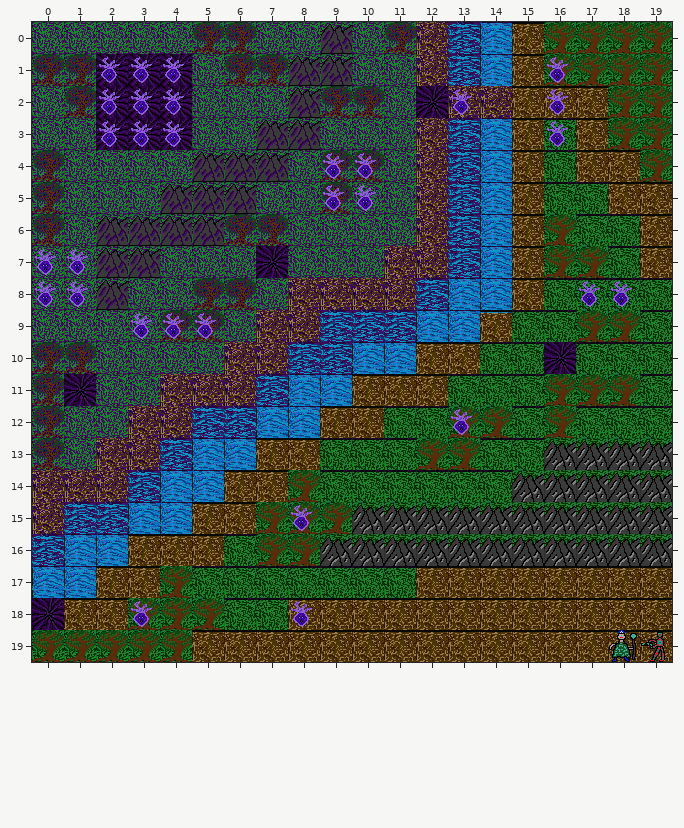
An edit to a level. Tiled map, tileMap_v02.tmx. This is how it looked before the edit.
Cells are 32x32 px. Shown: x 0..19, y 0..19.
Now the later version:
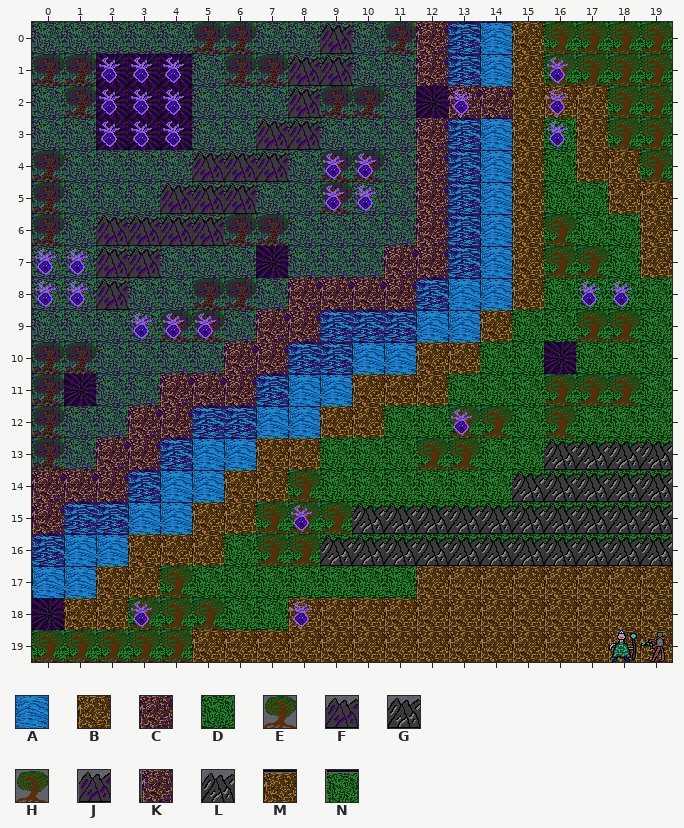
Key: from "allTiles": A 4, B 6, C 8, D 11; from "allTiles_v2": E 1, F 2, G 7; from "treesV2": H 1; from "warp_tileMap": J 1, K 2, L 3, M 9, N 10.
_ is an empty cell, # one hidden under a higher layer, . an unchanged one.
Difference:
--- layer "Background"
@@ x 14..14 @@
- 9 A
+ 9 #
--- layer "Map"
@@ x 0..19 @@
- 0 .........J..K..MHHHH
- 1 ........JJ..K..MHHHH
- 2 ........J....KKMMMHH
- 3 .......JJ...K..MNMHH
- 4 .....JJJ....K..MNMMH
- 5 ....JJJ.....K..MNNMM
- 6 ..JJJJ......K..MHNNM
- 7 ..JJ.......KK..MHHNM
- 8 ..J.....KKKK...MNNNN
- 9 .......KK.....MNNHHN
-10 ......KK....MMNN.NNN
-11 ....KKK...MMMNNNHHHN
-12 ...KK....MMNNHHNHNNN
-13 ..KK...MMNNNHHNNLLLL
-14 KKK...MMHNNNNNNLLLLL
-15 K....MMHHHLLLLLLLLLL
-16 ...MMMNHHLLLLLLLLLLL
-17 ..MMHNNNNNNNMMMMMMMM
-18 .MMHHHNNMMMMMMMMMMMM
-19 HHHHHMMMMMMMMMMMMMMM
+ 0 .........F..C..BEEEE
+ 1 ........FF..C..BEEEE
+ 2 ........F....CCBBBEE
+ 3 .......FF...C..BDBEE
+ 4 .....FFF....C..BDBBE
+ 5 ....FFF.....C..BDDBB
+ 6 ..FFFF......C..BEDDB
+ 7 ..FF.......CC..BEEDB
+ 8 ..F.....CCCC...BDDDD
+ 9 .......CC.....BDDEED
+10 ......CC....BBDD.DDD
+11 ....CCC...BBBDDDEEED
+12 ...CC....BBDDEEDEDDD
+13 ..CC...BBDDDEEDDGGGG
+14 CCC...BBEDDDDDDGGGGG
+15 C....BBEEEGGGGGGGGGG
+16 ...BBBDEEGGGGGGGGGGG
+17 ..BBEDDDDDDDBBBBBBBB
+18 .BBEEEDDBBBBBBBBBBBB
+19 EEEEEBBBBBBBBBBBBBBB
Pixel boxes of the changes (left, top, right, bottom) in both pictures:
changed: (32, 22, 672, 662)
